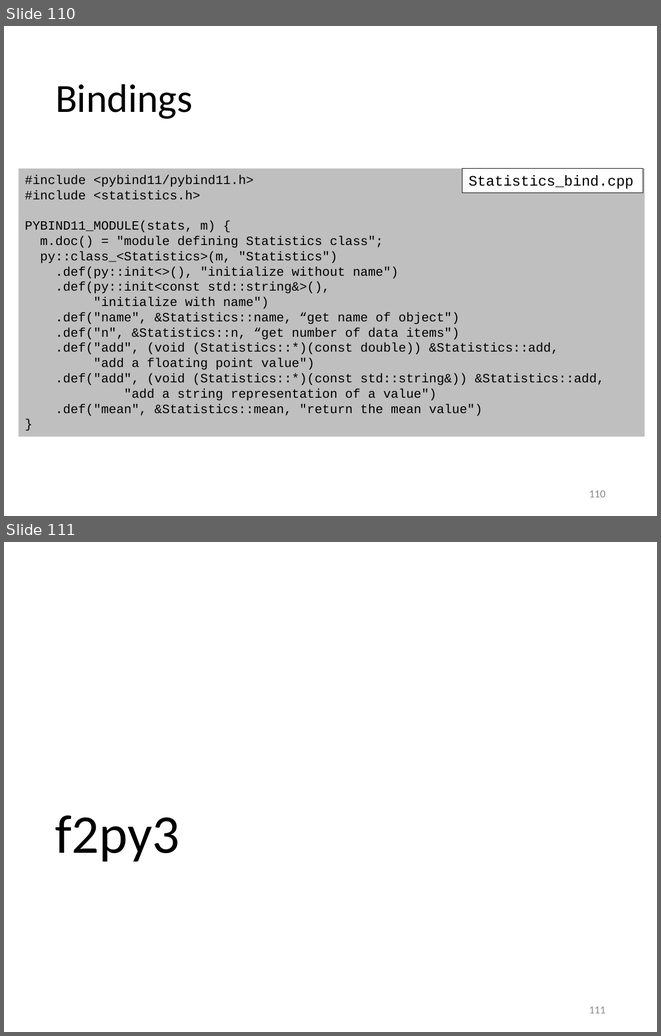
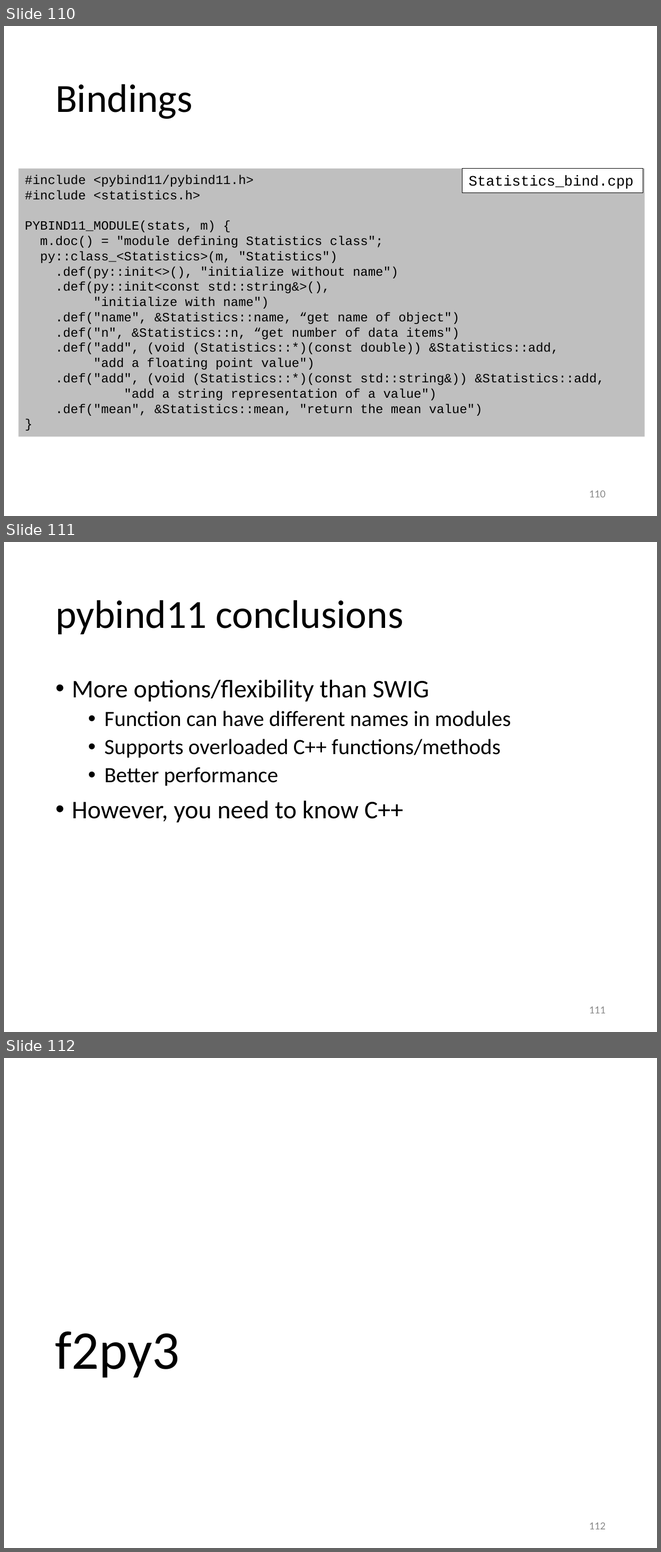
Before and after one commit to gjbex/Python-for-HPC, a slide deck: python_for_hpc.pptx. Shown one above the other, each under a label of ours: slides 110 and 111 before the commit, slides 110, 111 and 112 after it. The pictures are 661x1036 and 661x1552 pixels, drawn with LibreOffice and Linux fonts; fonts in the diff are those of the drawing. Boxes give left, top, right and bottom in pixels: in the first picture for what was removed or moved away, otherwise in the second. Text is boxed around its words. In the diff, an @@ line names an element or a change of style, - is before the commit and + after.

Commit message:
Add pybind11 conclusion slide

```diff
--- a/python_for_hpc.pptx
+++ b/python_for_hpc.pptx
@@ slide 111 added at box(4, 542, 657, 1032), background #FFFFFF @@
@@ title added at box(55, 600, 403, 634), 44 pt, text #000000 @@
+pybind11 conclusions
@@ text added at box(72, 679, 511, 822), 24 pt, text #000000 @@
+• More options/flexibility than SWIG
+  • Function can have different names in modules
+  • Supports overloaded C++ functions/methods
+  • Better performance
+• However, you need to know C++
@@ page number added at box(589, 1006, 606, 1013), 12 pt, text #8C8C8C @@
+111
@@ what was slide 111 is now slide 112 @@
@@ page number at box(589, 1522, 606, 1529): text changed @@
-111
+112
```
Also in this commit, not shown: 1 slide changed.
